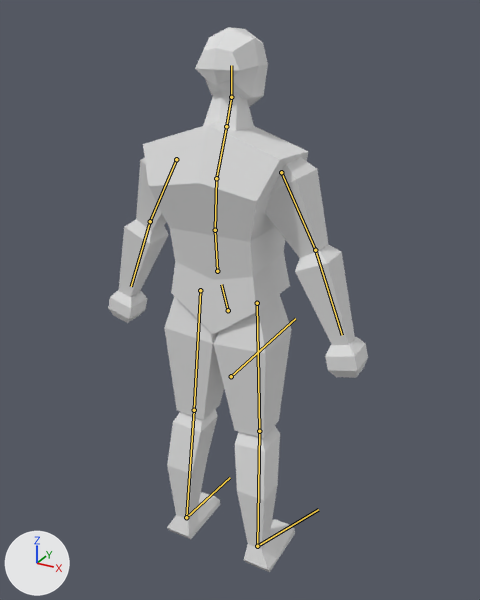
An edit to the glTF model TopDownGameHumanMODEL.glb, drawn before and after from the same camera.
One viewpoint serves both versions: a 50 mm lens placed at (20.2, -35.2, 38.0), pointed at (-0.2, 1.9, 19.4). Arrows for +X, +Y and +Z are at lower left; the lights stay in place. The picture after the commit comes second. The bones that change, and the others that lie on the model, are drawn over the model as lines.
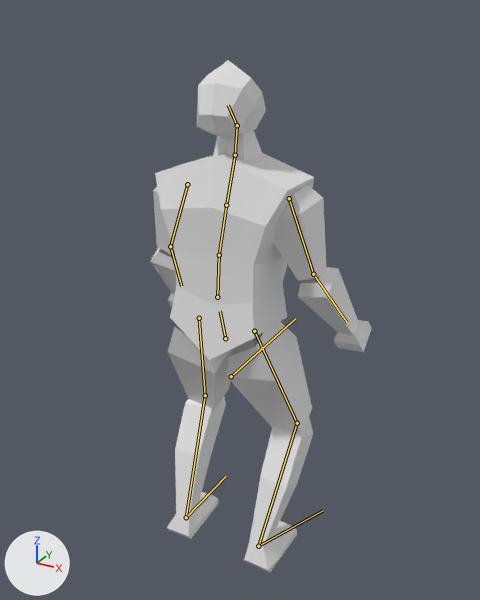
The newer file adds an action. The first version stands in its rest pose; the second is drawn at frame 26 of the action 'Pulled'.

The edits, one by one:
Bone 'body' (bone_body) moves from (0.0, 0.0, 0.0) to (0.0, -1.6, -1.08).
Bone 'body' (bone_body) turns from (0, 0, 0) to (6, 0, 0) degrees about its own x, y and z.
Bone 'body1' (bone_body1) turns from (0, 0, 0) to (4, 0, 0) degrees about its own x, y and z.
Bone 'body2' (bone_body2) turns from (0, 0, 0) to (4, 0, 0) degrees about its own x, y and z.
Bone 'body3' (bone_body3) turns from (0, 0, 0) to (-17, 0, 0) degrees about its own x, y and z.
Bone 'neck' (bone_neck) turns from (0, 0, 0) to (-8, 0, 0) degrees about its own x, y and z.
Bone 'head' (bone_head) turns from (0, 0, 0) to (-28, 0, 0) degrees about its own x, y and z.
Bone 'upperarm.l' (bone_upperarm_l) turns from (0, 0, 0) to (0, -1, -8) degrees about its own x, y and z.
Bone 'lowerarm.l' (bone_lowerarm_l) turns from (0, 0, 0) to (32, -6, -2) degrees about its own x, y and z.
Bone 'upperarm.r' (bone_upperarm_r) turns from (0, 0, 0) to (0, 1, 8) degrees about its own x, y and z.
Bone 'lowerarm.r' (bone_lowerarm_r) turns from (0, 0, 0) to (32, 6, 2) degrees about its own x, y and z.
Bone 'upperleg.l' (bone_upperleg_l) turns from (0, 0, 0) to (30, -4, 7) degrees about its own x, y and z.
Bone 'lowerleg.l' (bone_lowerleg_l) turns from (0, 0, 0) to (-47, -6, -13) degrees about its own x, y and z.
Bone 'foot.l' (bone_foot_l) turns from (0, 0, 0) to (23, 3, 6) degrees about its own x, y and z.
Bone 'upperleg.r' (bone_upperleg_r) turns from (0, 0, 0) to (30, 4, -7) degrees about its own x, y and z.
Bone 'lowerleg.r' (bone_lowerleg_r) turns from (0, 0, 0) to (-47, 6, 13) degrees about its own x, y and z.
Bone 'foot.r' (bone_foot_r) turns from (0, 0, 0) to (23, -3, -6) degrees about its own x, y and z.

Boxes (x1, y1, x2, y2) around the edits, measured in the pictures (480 x 600 px):
'Cube.001', posed (15% narrower, 6% shorter)
    before: (108, 27, 368, 572)
    after: (150, 60, 372, 572)
bone 'body', root to tip
    before: (228, 310) to (221, 284)
    after: (225, 338) to (220, 311)
bone 'body1', root to tip
    before: (217, 271) to (215, 230)
    after: (217, 297) to (219, 255)
bone 'body2', root to tip
    before: (215, 230) to (216, 178)
    after: (219, 255) to (226, 205)
bone 'body3', root to tip
    before: (216, 178) to (226, 126)
    after: (226, 205) to (235, 155)
bone 'neck', root to tip
    before: (226, 126) to (231, 97)
    after: (235, 155) to (237, 125)
bone 'head', root to tip
    before: (231, 97) to (231, 65)
    after: (237, 125) to (228, 105)
bone 'upperarm.l', root to tip
    before: (176, 159) to (150, 221)
    after: (187, 184) to (170, 246)
bone 'lowerarm.l', root to tip
    before: (150, 221) to (131, 286)
    after: (170, 246) to (181, 286)
bone 'upperarm.r', root to tip
    before: (281, 172) to (315, 250)
    after: (289, 198) to (313, 274)
bone 'lowerarm.r', root to tip
    before: (315, 250) to (342, 335)
    after: (313, 274) to (347, 322)
bone 'upperleg.l', root to tip
    before: (200, 290) to (194, 410)
    after: (199, 318) to (205, 395)
bone 'lowerleg.l', root to tip
    before: (194, 410) to (186, 517)
    after: (205, 395) to (186, 517)
bone 'foot.l', root to tip
    before: (186, 517) to (230, 477)
    after: (186, 517) to (226, 476)
bone 'upperleg.r', root to tip
    before: (257, 303) to (259, 431)
    after: (254, 331) to (297, 423)
bone 'lowerleg.r', root to tip
    before: (259, 431) to (257, 546)
    after: (297, 423) to (258, 546)
bone 'foot.r', root to tip
    before: (257, 546) to (318, 509)
    after: (258, 546) to (323, 510)
